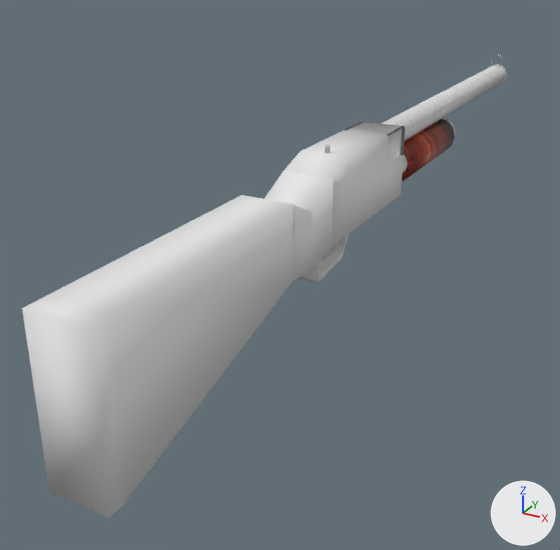
The Blender file working/subahu/Rifle/Rifle.blend: old version first, new version second.
Both versions are drawn from a camera (50 mm lens) standing at (1.27, -1.98, 1.42) and looking at (-0.31, 0.89, -0.02). Lighting does not change. The marker at lower right points along +X, +Y and +Z.

Objects in the first picture: 'Barrel', 'Butt', 'Forestock', 'Stock', 'TriggerGuard'.
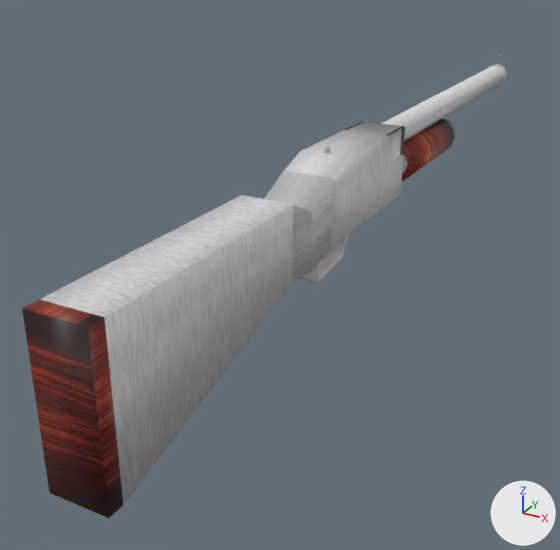
Boxes (x1, y1, x2, y2) around the edits, measured in the pictures (560 x 550 px):
'Stock', recoloured
    both: (40, 122, 405, 505)
'Butt', recoloured (grey to red)
    both: (22, 299, 123, 518)

Edits to the bpy script that builds the scene:
```text
Change me_cube:
    where me_cube.from_pydata(...)  # 76 vertices, 47 faces; spans x -0.1..0.1, y -0.38..1.64, z -0.3..0.32
    remove me_cube.materials.append(mat_material)  # white #e7e7e7
    add me_cube.materials.append(mat_metal_jpg)  # picture img_metal_jpg
Change me_cube_006:
    where me_cube_006.from_pydata(...)  # 8 vertices, 5 faces; spans x -0.104..0.104, y -0.438..-0.38, z -0.296..0.264
    remove me_cube_006.materials.append(mat_material)  # white #e7e7e7
    add me_cube_006.materials.append(mat_riflewood_jpg)  # picture img_riflewood_jpg
```
